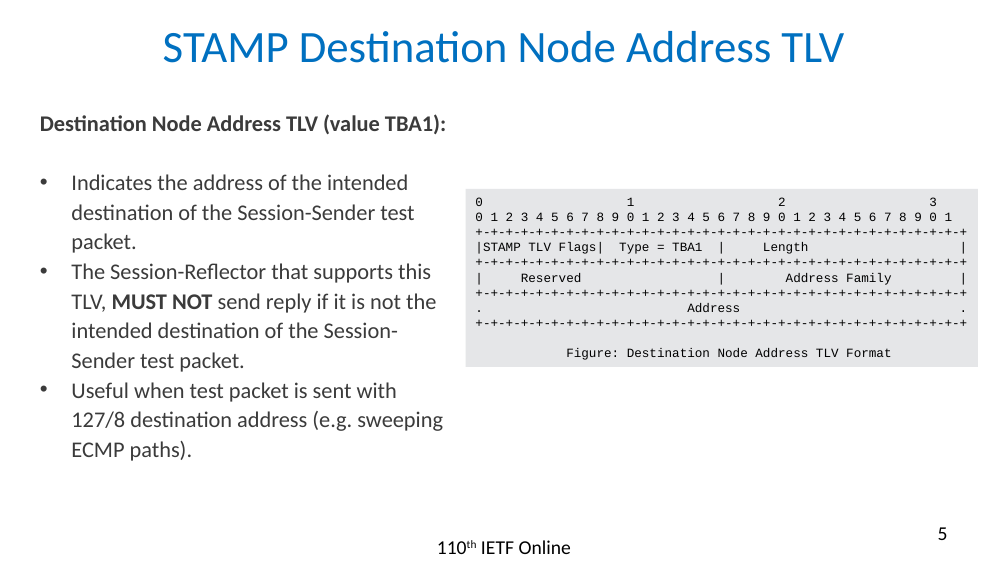
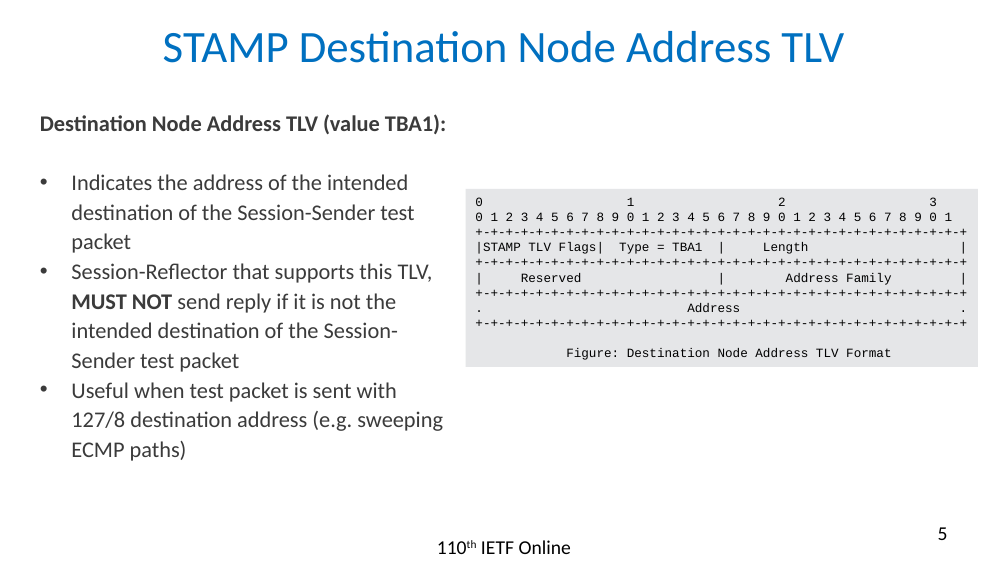
Before and after one commit to rakgandhi/ietf-slides, a slide deck: slide 5 of draft-gandhi-ippm-stamp-srpm-02.pptx. Drawn at 1008x567 pixels with LibreOffice and Linux fonts; fonts in the diff are those of the drawing. Boxes give left, top, right and bottom in pixels: in the first picture for what was removed or moved away, otherwise in the second. Text is boxed around its words. In the diff, an @@ line names an element or a change of style, - is before the commit and + after.

```diff
--- a/draft-gandhi-ippm-stamp-srpm-02.pptx
+++ b/draft-gandhi-ippm-stamp-srpm-02.pptx
@@ text at (71, 174, 443, 461): text changed @@
-• Indicates the address of the intended destination of the Session-Sender test packet.
-• The Session-Reflector that supports this TLV, MUST NOT send reply if it is not the intended destination of the Session-Sender test packet.
-• Useful when test packet is sent with 127/8 destination address (e.g. sweeping ECMP paths).
+• Indicates the address of the intended destination of the Session-Sender test packet
+• Session-Reflector that supports this TLV, MUST NOT send reply if it is not the intended destination of the Session-Sender test packet
+• Useful when test packet is sent with 127/8 destination address (e.g. sweeping ECMP paths)
```
Also in this commit, not shown: 4 other slides changed, 1 other file.
